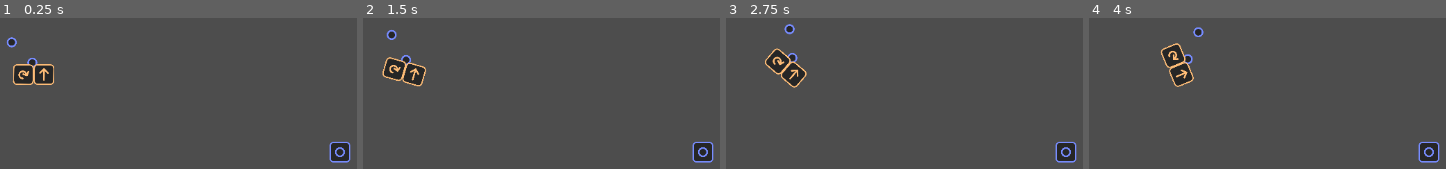
Above: before the commit, frames 1-4 (left to right).
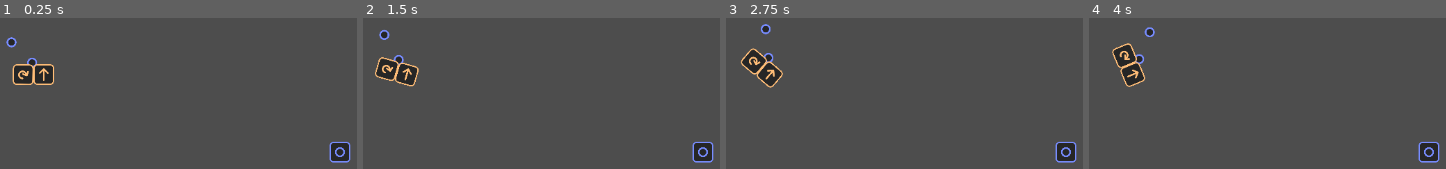
Above: after the commit, the same moments.

Repository: anthonyec/230304_godot_circuit
Game: Godot game, scene res://default.tscn
Same seed, same stepped clock (60 frames per second), same inputs: the game is played once before the commit and once after it.
Inputs:
- Up to frame 1 (0.25 s): no input
- Up to frame 2 (1.5 s): tap Enter at 0.5 s
- Up to frame 3 (2.75 s): no input
- Up to frame 4 (4 s): no input

The runs differ from the first frame. In frame 1, 0.3% of the frame differs, in the area x 1-16%, y 12-45%; in frame 2, 1.9%; in frame 3, 3.3%; in frame 4, 3.7%, in the area x 6-33%, y 5-46%.

Commit message:
Add follower

Diff:
--- a/default.tscn
+++ b/default.tscn
@@ -1,9 +1,11 @@
-[gd_scene load_steps=7 format=3 uid="uid://qaxcru33xj6f"]
+[gd_scene load_steps=9 format=3 uid="uid://qaxcru33xj6f"]
 
 [ext_resource type="PackedScene" uid="uid://bwyeruv2ro15k" path="res://logic/tag/tag.tscn" id="1_2a5tl"]
+[ext_resource type="Script" path="res://inspector.gd" id="1_fgoep"]
 [ext_resource type="PackedScene" uid="uid://bvhnqspbysank" path="res://logic/mover/mover.tscn" id="1_lemwl"]
 [ext_resource type="PackedScene" uid="uid://c5vm81quyp7hx" path="res://logic/rotator/rotator.tscn" id="2_ebgxn"]
 [ext_resource type="PackedScene" uid="uid://3dtuo6fgluap" path="res://logic/tag_sensor/tag_sensor.tscn" id="4_tukjj"]
+[ext_resource type="PackedScene" uid="uid://ceiudnpb1edei" path="res://logic/follower/follower.tscn" id="5_pbobv"]
 
 [sub_resource type="RectangleShape2D" id="RectangleShape2D_rf4el"]
 size = Vector2(127, 121)
@@ -12,6 +14,9 @@
 size = Vector2(684, 20)
 
 [node name="Default" type="Node2D"]
+
+[node name="Inspector" type="Node2D" parent="."]
+script = ExtResource("1_fgoep")
 
 [node name="RigidBody2D" type="RigidBody2D" parent="."]
 position = Vector2(203, 288)
@@ -28,7 +33,6 @@
 target = NodePath("..")
 
 [node name="Mover" parent="RigidBody2D" node_paths=PackedStringArray("target") instance=ExtResource("1_lemwl")]
-force = Vector2(10, 2.08165e-12)
 target = NodePath("..")
 
 [node name="Rotator" parent="RigidBody2D" node_paths=PackedStringArray("target") instance=ExtResource("2_ebgxn")]
@@ -37,6 +41,17 @@
 target = NodePath("..")
 
 [node name="CollisionShape2D" type="CollisionShape2D" parent="RigidBody2D"]
+shape = SubResource("RectangleShape2D_rf4el")
+
+[node name="RigidBody2D3" type="Area2D" parent="."]
+position = Vector2(371, 284)
+
+[node name="Follower" parent="RigidBody2D3" node_paths=PackedStringArray("target") instance=ExtResource("5_pbobv")]
+position = Vector2(-48, -43)
+label = "hello"
+target = NodePath("..")
+
+[node name="CollisionShape2D" type="CollisionShape2D" parent="RigidBody2D3"]
 shape = SubResource("RectangleShape2D_rf4el")
 
 [node name="RigidBody2D2" type="RigidBody2D" parent="."]
--- /dev/null
+++ b/inspector.gd
@@ -0,0 +1,15 @@
+class_name Inspector extends Node2D
+
+@onready var mover: Logic = $"../RigidBody2D/Mover" as Logic
+
+func _ready() -> void:
+	var logic_props = mover.props
+	var property_list = mover.get_property_list().filter(func (property):
+		var index = logic_props.find(property.name)
+		return index != -1
+	)
+
+	print(property_list)
+
+func _process(_delta: float) -> void:
+	pass
--- /dev/null
+++ b/logic/follower/follower.gd
@@ -0,0 +1,23 @@
+class_name Follower extends Logic
+
+@onready var tag_sensor: TagSensor = $TagSensor as TagSensor
+
+@export var label: String = ""
+
+var areas: Array[Area2D] = []
+
+func _ready() -> void:
+	tag_sensor.target = target
+	tag_sensor.label = label
+
+func _physics_process(delta: float) -> void:
+	if not areas.is_empty():
+		target.global_position = areas[0].global_position - offset
+
+func _on_tag_sensor_area_entered(area) -> void:
+	areas.append(area)
+
+
+func _on_tag_sensor_area_exited(area) -> void:
+	var index = areas.find(area)
+	areas.remove_at(index)
--- /dev/null
+++ b/logic/follower/follower.tscn
@@ -0,0 +1,13 @@
+[gd_scene load_steps=3 format=3 uid="uid://ceiudnpb1edei"]
+
+[ext_resource type="Script" path="res://logic/follower/follower.gd" id="1_sj8bp"]
+[ext_resource type="PackedScene" uid="uid://3dtuo6fgluap" path="res://logic/tag_sensor/tag_sensor.tscn" id="2_rujr5"]
+
+[node name="Follower" type="Node2D"]
+script = ExtResource("1_sj8bp")
+
+[node name="TagSensor" parent="." instance=ExtResource("2_rujr5")]
+visible = false
+
+[connection signal="area_entered" from="TagSensor" to="." method="_on_tag_sensor_area_entered"]
+[connection signal="area_exited" from="TagSensor" to="." method="_on_tag_sensor_area_exited"]
--- a/logic/logic.gd
+++ b/logic/logic.gd
@@ -1,8 +1,12 @@
 class_name Logic extends Node2D
 
-@export var target: RigidBody2D
+@export var target: Node2D
 @export var offset: Vector2
 @export var props: Array[String] = []
 
 func _ready() -> void:
+	if not target:
+		push_warning(self, " - No target set, using parent instead")
+		target = get_parent()
+
 	offset = global_position - target.global_position
--- a/logic/mover/mover.tscn
+++ b/logic/mover/mover.tscn
@@ -3,9 +3,9 @@
 [ext_resource type="Script" path="res://logic/mover/mover.gd" id="1_86i2h"]
 [ext_resource type="Texture2D" uid="uid://dgyqfh8pyvxu7" path="res://logic/mover/mover.svg" id="2_0gjls"]
 
-[node name="Mover" type="Node2D"]
+[node name="Mover" type="Node2D" groups=["logic"]]
 script = ExtResource("1_86i2h")
-props = Array[String](["is_local"])
+props = Array[String](["is_local", "force"])
 
 [node name="Icon" type="Sprite2D" parent="."]
 scale = Vector2(0.3, 0.3)
--- /dev/null
+++ b/logic/ports.gd
@@ -0,0 +1 @@
+class_name Ports extends Node2D
--- /dev/null
+++ b/logic/ports.tscn
@@ -0,0 +1,6 @@
+[gd_scene load_steps=2 format=3 uid="uid://ukrj2m35unih"]
+
+[ext_resource type="Script" path="res://logic/ports.gd" id="1_s45cn"]
+
+[node name="Ports" type="Node2D"]
+script = ExtResource("1_s45cn")
--- a/logic/rotator/rotator.tscn
+++ b/logic/rotator/rotator.tscn
@@ -3,7 +3,7 @@
 [ext_resource type="Script" path="res://logic/rotator/rotator.gd" id="1_hejyh"]
 [ext_resource type="Texture2D" uid="uid://78sngu2qsb0l" path="res://logic/rotator/rotater.svg" id="2_4aloe"]
 
-[node name="Rotator" type="Node2D"]
+[node name="Rotator" type="Node2D" groups=["logic"]]
 script = ExtResource("1_hejyh")
 
 [node name="Icon" type="Sprite2D" parent="."]
--- a/logic/tag/tag.tscn
+++ b/logic/tag/tag.tscn
@@ -6,7 +6,7 @@
 [sub_resource type="CircleShape2D" id="CircleShape2D_p3q8u"]
 radius = 8.0
 
-[node name="Tag" type="Area2D" groups=["tag"]]
+[node name="Tag" type="Area2D" groups=["logic", "tag"]]
 script = ExtResource("1_i5ful")
 
 [node name="CollisionShape2D" type="CollisionShape2D" parent="."]
--- a/logic/tag_sensor/tag_sensor.gd
+++ b/logic/tag_sensor/tag_sensor.gd
@@ -1,4 +1,7 @@
 class_name TagSensor extends Logic
+
+signal area_entered(area: Area2D)
+signal area_exited(area: Area2D)
 
 @onready var area_collision: Area2D = $Area2D
 @onready var collision_shape: CollisionShape2D = $Area2D/CollisionShape2D
@@ -7,7 +10,7 @@
 @export var radius: float = 100
 @export var label: String = ""
 
-var areas: Array[Node2D] = []
+var areas: Array[Area2D] = []
 
 func _ready() -> void:
 	super()
@@ -32,9 +35,11 @@
 	if area.is_in_group("tag"):
 		if area.label == label:
 			areas.append(area)
+			area_entered.emit(area)
 
 func on_area_exit(area: Area2D) -> void:
 	if area.is_in_group("tag"):
 		if area.label == label:
 			var index = areas.find(area)
 			areas.remove_at(index)
+			area_exited.emit(area)
--- a/logic/tag_sensor/tag_sensor.tscn
+++ b/logic/tag_sensor/tag_sensor.tscn
@@ -7,7 +7,7 @@
 [sub_resource type="CircleShape2D" id="CircleShape2D_yy0ba"]
 radius = 100.0
 
-[node name="TagSensor" type="Node2D"]
+[node name="TagSensor" type="Node2D" groups=["logic"]]
 script = ExtResource("1_sjra3")
 
 [node name="Icon" type="Sprite2D" parent="."]
